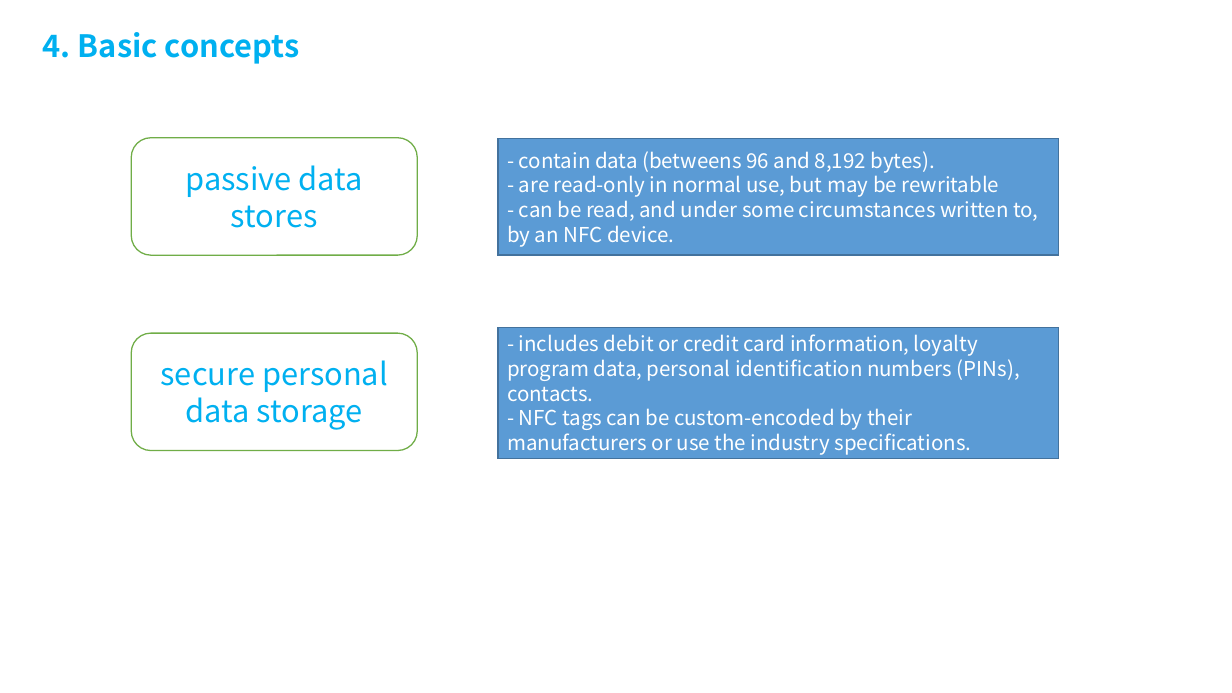
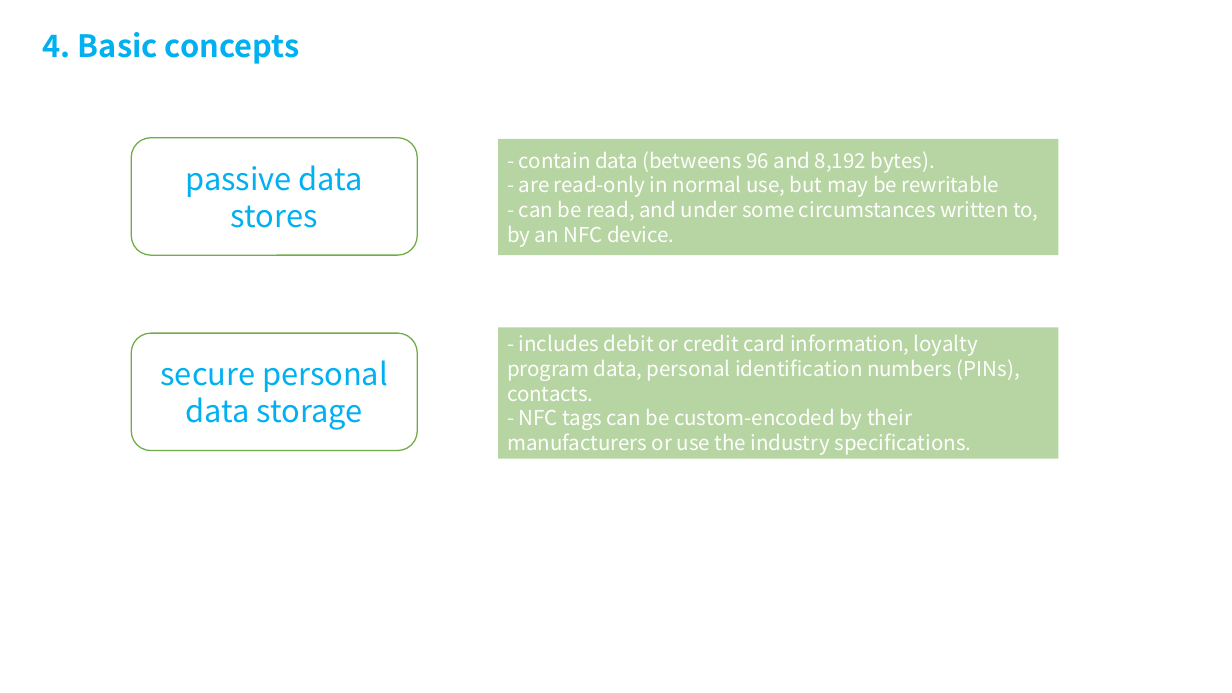
Before and after one commit to Tan2NT/nfc_workshop, a slide deck: slide 8 of NFC Technology workshop.pptx. Drawn at 1232x693 pixels with LibreOffice and Linux fonts; fonts in the diff are those of the drawing; background and template pictures are left out. Boxes give left, top, right and bottom in pixels: in the first picture for what was removed or moved away, otherwise in the second. Text is boxed around its words. In the diff, an @@ line names an element or a change of style, - is before the commit and + after.

```diff
--- a/NFC Technology workshop.pptx
+++ b/NFC Technology workshop.pptx
@@ rectangle "- contain data (betweens 96 ..." at box(498, 139, 1058, 255): fill #5B9BD5 to #70AD47 at 50% opacity; outline #43739E 1 pt to none @@
@@ rectangle "- includes debit or credit ..." at box(498, 327, 1058, 458): fill #5B9BD5 to #70AD47 at 50% opacity; outline #43739E 1 pt to none @@
```
Also in this commit, not shown: 3 other slides changed, 2 slides added, 1 other file.
